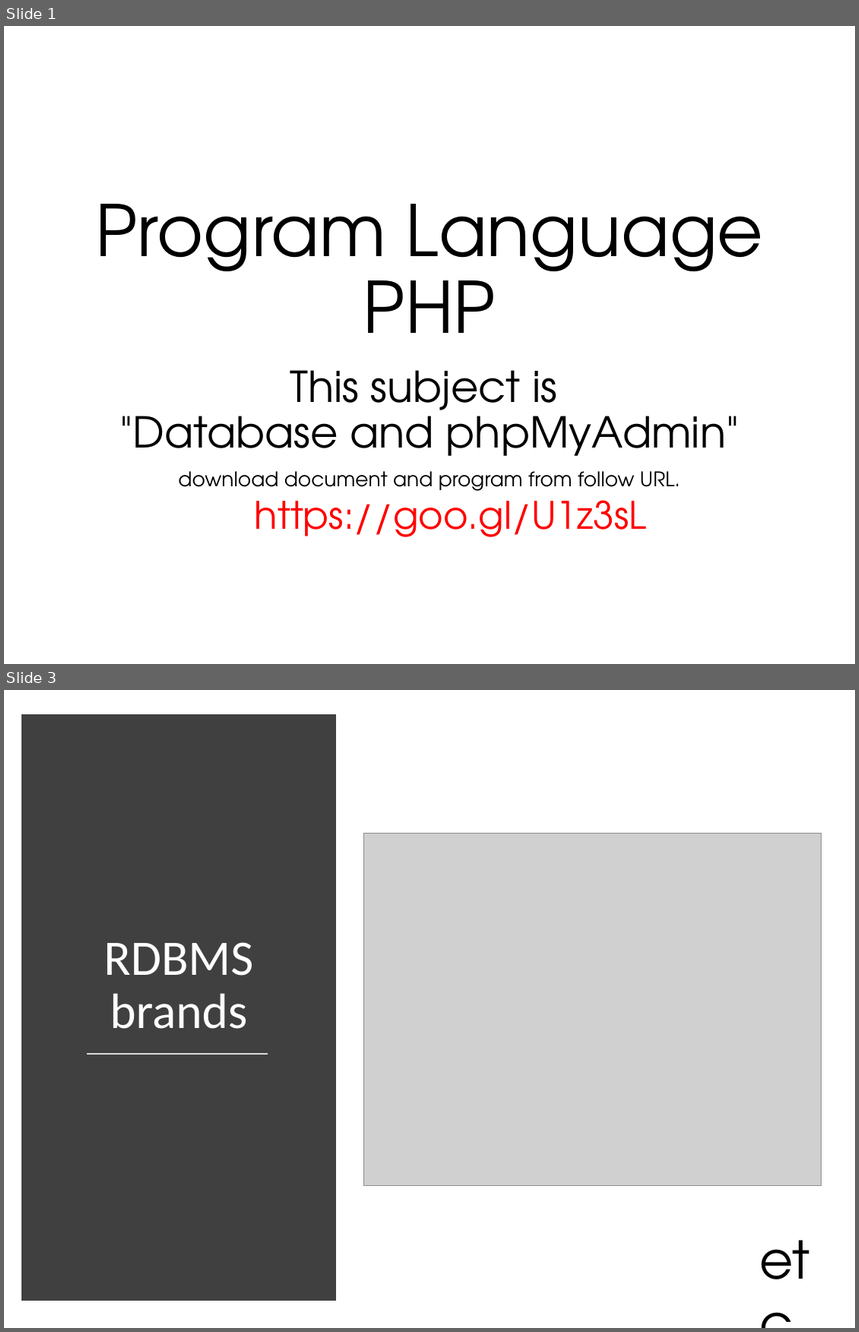
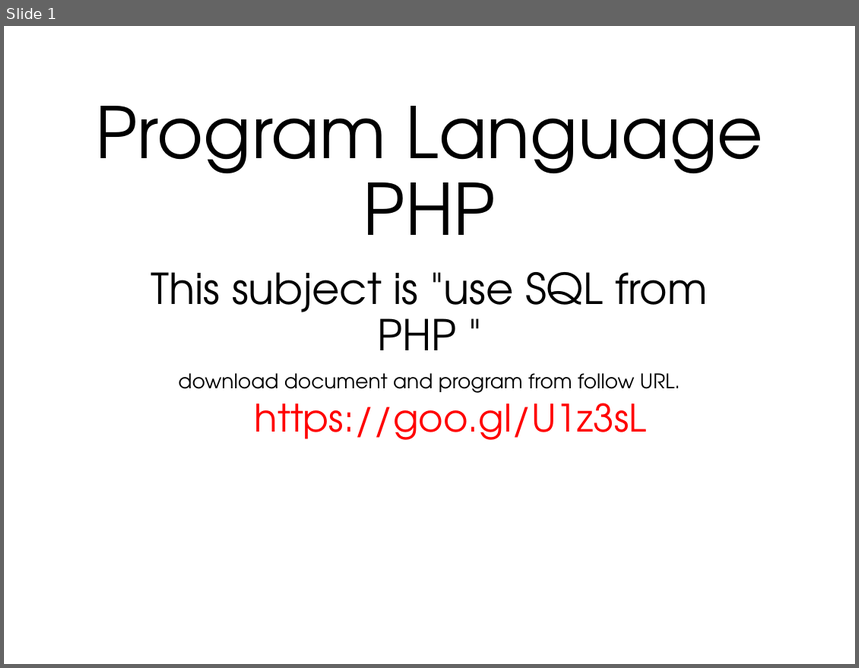
Before and after one commit to lastshogun13/php_lesson, a slide deck: ppt/lesson06.pptx. Shown one above the other, each under a label of ours: slides 1 and 3 before the commit, slide 1 after it; the slides between them are not shown. The pictures are 859x1332 and 859x668 pixels, drawn with LibreOffice and Linux fonts; fonts in the diff are those of the drawing; grey boxes stand for pictures. Boxes give left, top, right and bottom in pixels: in the first picture for what was removed or moved away, otherwise in the second. Text is boxed around its words. In the diff, an @@ line names an element or a change of style, - is before the commit and + after.

```diff
--- a/ppt/lesson06.pptx
+++ b/ppt/lesson06.pptx
@@ slide 3 removed at box(4, 690, 855, 1328), background #FFFFFF @@
@@ rectangle removed at box(28, 720, 330, 1295) @@
@@ picture removed at box(364, 833, 822, 1186) @@
@@ title removed at box(104, 942, 253, 1029) @@
-RDBMS brands
@@ line removed from (88, 1054) to (268, 1054) @@
@@ text removed at box(751, 1224, 832, 1295) @@
-etc
@@ slide 1 changed as well @@
@@ title "Program Language PHP": place and size @@
-title "Program Language PHP" at box(96, 204, 764, 333)
+title "Program Language PHP" at box(96, 106, 764, 235)
@@ subtitle "This subject is "use SQL ...": place and size @@
-subtitle "This subject is "use SQL ..." at box(120, 370, 740, 537)
+subtitle "This subject is "use SQL ..." at box(151, 272, 708, 440)
@@ subtitle at box(151, 272, 708, 351): text changed @@
-This subject is
-"Database and phpMyAdmin"
+This subject is "use SQL from PHP "
```
Also in this commit, not shown: 3 slides added, 6 other slides removed, 7 other files.
